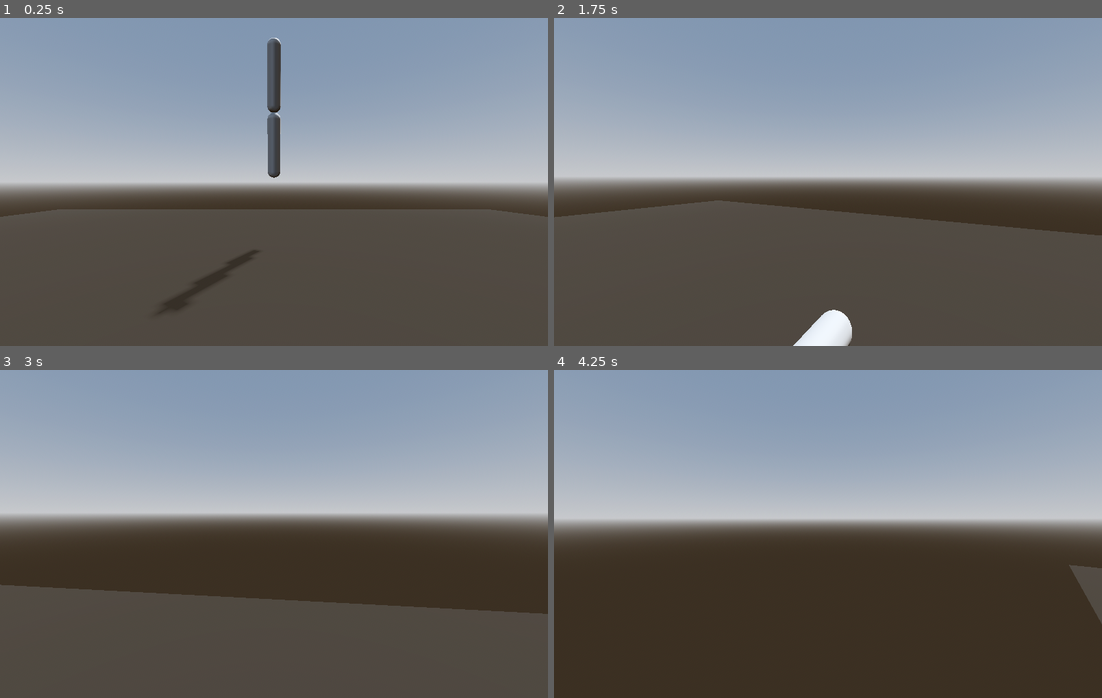
Above: before the commit, frames 1-4 (two rows, left to right).
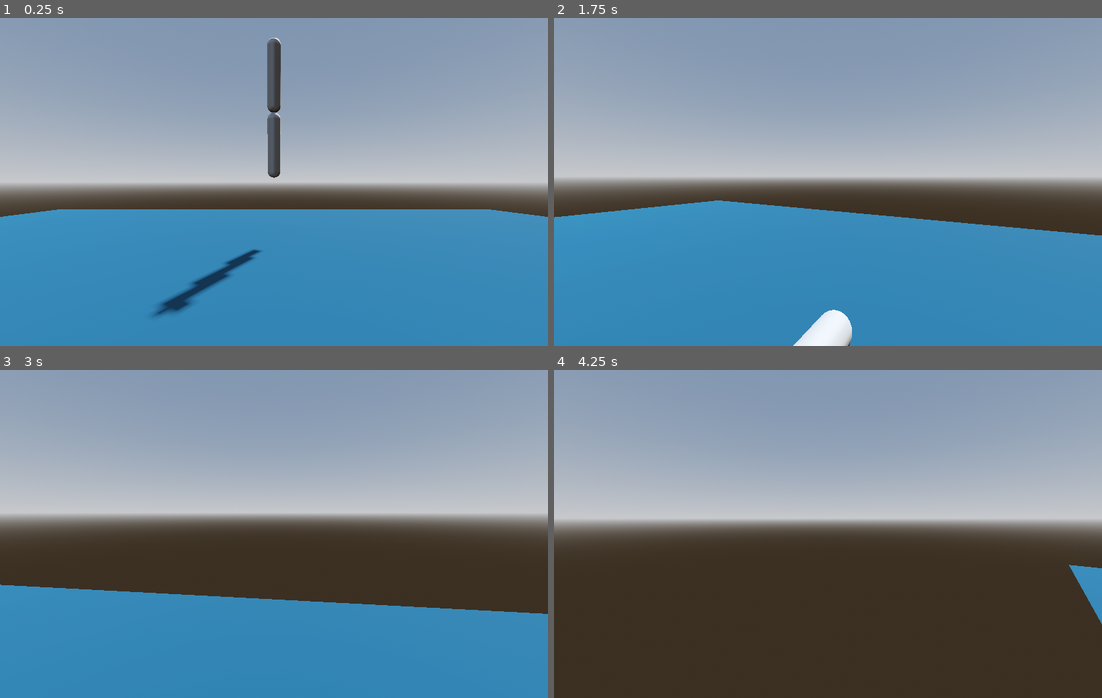
Above: after the commit, the same moments.

Repository: marcolatellafrias/character-parametric
Game: Godot game, scene res://Scenes/Demo.tscn
Two runs of this game, one before a commit and one after it. Both use one fixed random seed, a clock stepped at 60 frames per second and the inputs below.
Inputs (mouse positions are in pixels of both pictures, inside the frame that each line leads up to):
- Up to frame 1 (0.25 s): no input
- Up to frame 2 (1.75 s): move the mouse to (855, 182) at 0.52 s; hold E 0.53-1.28 s; hold W (move_forward) from 0.53 s (still down); tap Space (jump) at 0.77, 1.52 s; move the mouse to (800, 182) at 1.27 s; tap Q at 1.35 s
- Up to frame 3 (3 s): keep holding W (move_forward); move the mouse to (284, 527) at 2.02 s; hold E 2.03-2.78 s; move the mouse to (268, 540) at 2.77 s; tap Q at 2.85 s
- Up to frame 4 (4.25 s): keep holding W (move_forward); tap Space (jump) at 3.02, 3.77 s; move the mouse to (866, 537) at 3.52 s; hold E from 3.53 s (still down)

The runs differ from the first frame. In frame 1, 41% of the frame differs, in the area x 0-100%, y 58-100%; in frame 2, 39%; in frame 3, 30%; in frame 4, 0.5%.

Commit message:
Descripción del cambio (por ejemplo: agregar animación de salto)

Diff:
--- a/Materials/Floor.tres
+++ b/Materials/Floor.tres
@@ -2,4 +2,4 @@
 
 [resource]
 transparency = 1
-albedo_color = Color(0.27450982, 0.27450982, 0.27450982, 0.23921569)
+albedo_color = Color(0.0069515966, 0.29864165, 0.4247888, 0.7529412)
--- a/Scenes/Demo.tscn
+++ b/Scenes/Demo.tscn
@@ -32,10 +32,8 @@
 size = Vector3(30, 1, 30)
 
 [sub_resource type="BoxMesh" id="BoxMesh_8wo38"]
-size = Vector3(1.5, 1.5, 1.5)
 
-[sub_resource type="ConcavePolygonShape3D" id="ConcavePolygonShape3D_r2c3m"]
-data = PackedVector3Array(-0.75, 0.75, 0.75, 0.75, 0.75, 0.75, -0.75, -0.75, 0.75, 0.75, 0.75, 0.75, 0.75, -0.75, 0.75, -0.75, -0.75, 0.75, 0.75, 0.75, -0.75, -0.75, 0.75, -0.75, 0.75, -0.75, -0.75, -0.75, 0.75, -0.75, -0.75, -0.75, -0.75, 0.75, -0.75, -0.75, 0.75, 0.75, 0.75, 0.75, 0.75, -0.75, 0.75, -0.75, 0.75, 0.75, 0.75, -0.75, 0.75, -0.75, -0.75, 0.75, -0.75, 0.75, -0.75, 0.75, -0.75, -0.75, 0.75, 0.75, -0.75, -0.75, -0.75, -0.75, 0.75, 0.75, -0.75, -0.75, 0.75, -0.75, -0.75, -0.75, 0.75, 0.75, 0.75, -0.75, 0.75, 0.75, 0.75, 0.75, -0.75, -0.75, 0.75, 0.75, -0.75, 0.75, -0.75, 0.75, 0.75, -0.75, -0.75, -0.75, 0.75, 0.75, -0.75, 0.75, -0.75, -0.75, -0.75, 0.75, -0.75, 0.75, 0.75, -0.75, -0.75, -0.75, -0.75, -0.75)
+[sub_resource type="BoxShape3D" id="BoxShape3D_oilx1"]
 
 [sub_resource type="PrismMesh" id="PrismMesh_rm82a"]
 size = Vector3(1.5, 1.5, 1.5)
@@ -82,14 +80,14 @@
 shape = SubResource("BoxShape3D_fnnck")
 
 [node name="Box" type="MeshInstance3D" parent="."]
-transform = Transform3D(1, 0, 0, 0, 1, 0, 0, 0, 1, -8.72153, 0.753702, -1.10376)
+transform = Transform3D(1, 0, 0, 0, 1, 0, 0, 0, 1, -2.8062549, 0, 6.700369)
 mesh = SubResource("BoxMesh_8wo38")
 surface_material_override/0 = ExtResource("2_fnnck")
 
 [node name="StaticBody3D" type="StaticBody3D" parent="Box"]
 
 [node name="CollisionShape3D" type="CollisionShape3D" parent="Box/StaticBody3D"]
-shape = SubResource("ConcavePolygonShape3D_r2c3m")
+shape = SubResource("BoxShape3D_oilx1")
 
 [node name="Prism" type="MeshInstance3D" parent="."]
 transform = Transform3D(1, 0, 0, 0, 1, 0, 0, 0, 1, 12.183978, 0.753702, -1.10376)
@@ -153,3 +151,7 @@
 
 [node name="TestSlab2" parent="jointTest" instance=ExtResource("9_oilx1")]
 transform = Transform3D(1, 0, 0, 0, 1, 0, 0, 0, 1, 0, 3.8081498, -7.2051997)
+
+[node name="RayCast3D" type="RayCast3D" parent="."]
+transform = Transform3D(1, 0, 0, 0, 1, 0, 0, 0, 1, 4.0701647, 0, 0)
+target_position = Vector3(0, 4, 0)
--- a/scripts/bone_instantiator.gd
+++ b/scripts/bone_instantiator.gd
@@ -42,9 +42,6 @@
 		has_neck = value
 		initialize_skeleton()
 
-#IK raycasts
-var left_ray_cast: RayCast3D
-var right_ray_cast: RayCast3D
 
 var step_radius_walk := 0.1
 var step_radius_turn := 0.05
@@ -55,11 +52,14 @@
 var pole_color: Color = Color(1, 0, 0)      # rojo
 var target_color: Color = Color(0, 1, 0)    # verde
 var raycast_color: Color = Color(0, 0, 1)    # verde
-
+var raycast_lenght: float #la distancia del raycast desde la altura del rootbone
 var left_pole: Node3D
 var right_pole: Node3D
 var left_target: Node3D
 var right_target: Node3D
+#IK raycasts
+var left_raycast: RayCast3D
+var right_raycast: RayCast3D
 
 #NECK TO HEAD
 var neck_size: Vector3
@@ -84,6 +84,8 @@
 #HORIZONTAL BONES
 var shoulder_width: Vector3
 var hip_width: Vector3
+
+
 
 func calculate_sizes() -> void:
 	# Evitar división por cero
@@ -132,13 +134,14 @@
 	var arm_total := torso_height * arms_proportion
 	upper_arm_size = Vector3(0.1, arm_total * 0.55, 0.1)
 	lower_arm_size = Vector3(0.1, arm_total * 0.45, 0.1)
-
-func create_debug_line(color: Color) -> MeshInstance3D:
+	raycast_lenght = leg_height * 1.5
+
+func create_debug_line(color: Color, length: float) -> MeshInstance3D:
 	var mesh_instance := MeshInstance3D.new()
 	var cube := BoxMesh.new()
-	cube.size = Vector3(0.01,10,0.01)
+	cube.size = Vector3(0.01,length,0.01)
 	mesh_instance.mesh = cube
-	mesh_instance.position = Vector3 (0.0,5,0.0)
+	mesh_instance.position = Vector3 (0.0,-length *0.5,0.0)
 
 	var material := StandardMaterial3D.new()
 	material.albedo_color = color
@@ -197,20 +200,31 @@
 	var left_upper_arm := CustomBone.createFromToDown(left_shoulder, upper_arm_size, 0.0,0.0, Color.VIOLET , true)
 	var left_lower_arm := CustomBone.createFromToDown(left_upper_arm, lower_arm_size, 0.0,0.0, Color.RED , true)
 
-	left_ray_cast = RayCast3D.new()
-	left_ray_cast.position = lower_spine.position
-	left_ray_cast.translate(Vector3(hip_width.y,0,0))
-	left_ray_cast.rotation = Vector3.DOWN
-	add_child(left_ray_cast)
+	left_raycast = RayCast3D.new()
+	left_raycast.position = lower_spine.position
+	left_raycast.translate(Vector3(-hip_width.y,0,0))
+	left_raycast.rotation = Vector3.DOWN
+	add_child(left_raycast)
+
+	right_raycast = RayCast3D.new()
+	right_raycast.position = lower_spine.position
+	right_raycast.translate(Vector3(hip_width.y,0,0))
+	right_raycast.rotation = Vector3.DOWN
+	add_child(left_raycast)
 
 	create_ik_controls(left_lower_leg, right_lower_leg)
 
 func create_ik_controls(left_lower_leg: CustomBone, right_lower_leg: CustomBone) -> void:
-	left_ray_cast = RayCast3D.new()
-	left_ray_cast.rotation = Vector3(deg_to_rad(180), 0, 0)
-	left_ray_cast.translate(Vector3(1,0,0))
-	left_ray_cast.add_child(create_debug_line(raycast_color))
-	add_child(left_ray_cast)
+	left_raycast = RayCast3D.new()
+	left_raycast.target_position = Vector3(0,-raycast_lenght,0)
+	left_raycast.add_child(create_debug_line(raycast_color, raycast_lenght))
+	left_raycast.translate(Vector3(hip_width.y,0,0))
+	add_child(left_raycast)
+	right_raycast = RayCast3D.new()
+	right_raycast.target_position = Vector3(0,-raycast_lenght,0)
+	right_raycast.add_child(create_debug_line(raycast_color, raycast_lenght))
+	right_raycast.translate(Vector3(-hip_width.y,0,0))
+	add_child(right_raycast)
 
 	# Limpia controles previos
 	for node in [left_pole, right_pole, left_target, right_target]:
@@ -235,12 +249,17 @@
 	left_target.global_position = Vector3.ZERO
 	left_target.add_child(create_debug_sphere(target_color))
 
-	#right_target = Node3D.new()
-	#add_child(right_target)
-	#right_target.global_position = Vector3.ZERO
-	#right_target.add_child(create_debug_sphere(target_color))
-
-func _process(delta: float) -> void:
-	if left_ray_cast.is_colliding():
-		var collisionPoint : Vector3 = left_ray_cast.get_collision_point()
-		left_target.position = collisionPoint
+	right_target = Node3D.new()
+	add_child(right_target)
+	right_target.global_position = Vector3.ZERO
+	right_target.add_child(create_debug_sphere(target_color))
+
+func _physics_process(delta: float) -> void:
+	left_raycast.force_raycast_update()
+	if left_raycast.is_colliding():
+		var collisionPoint : Vector3 = left_raycast.get_collision_point()
+		left_target.global_position = collisionPoint
+	right_raycast.force_raycast_update()
+	if right_raycast.is_colliding():
+		var collisionPoint : Vector3 = right_raycast.get_collision_point()
+		right_target.global_position = collisionPoint
--- a/scripts/custom_bone.gd
+++ b/scripts/custom_bone.gd
@@ -26,7 +26,7 @@
 	var cube_mesh := BoxMesh.new()
 	cube_mesh.size = bone.capsule_dimensions
 	mesh_instance.mesh = cube_mesh
-	mesh_instance.position = Vector3(0, bone.capsule_dimensions.y * 0.25, 0)
+	mesh_instance.position = Vector3(0, bone.capsule_dimensions.y * 0.5, 0)
 	var material := StandardMaterial3D.new()
 	material.albedo_color = new_color
 	material.albedo_color.a = 0.5
